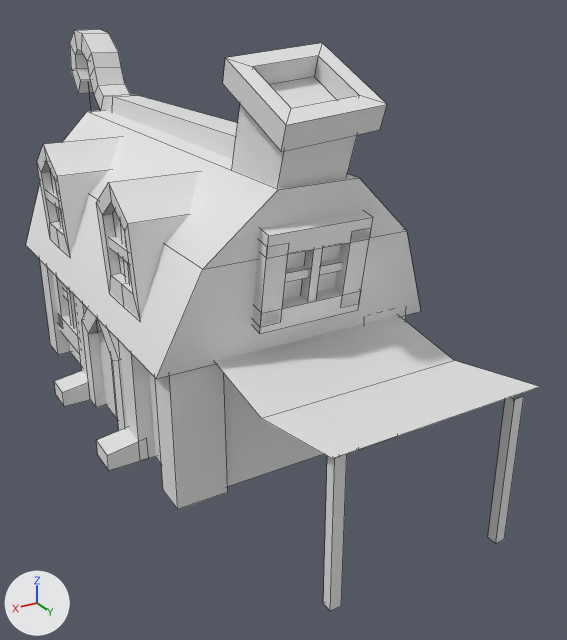
What one commit did to the FBX model Project SNEK/Assets/Art/FBX/Environnement/HubEnvironnement/ThistleHouse.fbx.
Camera for both pictures: a camera (50 mm lens) standing at (3.41, 7.7, 4.32) and looking at (-0.52, 1.14, 1.04). Every picture has the same lights, and +X, +Y and +Z are marked at lower left. Mesh edges are drawn as thin lines. Where no turn or scale is listed for an object, it has been applied to the vertices.
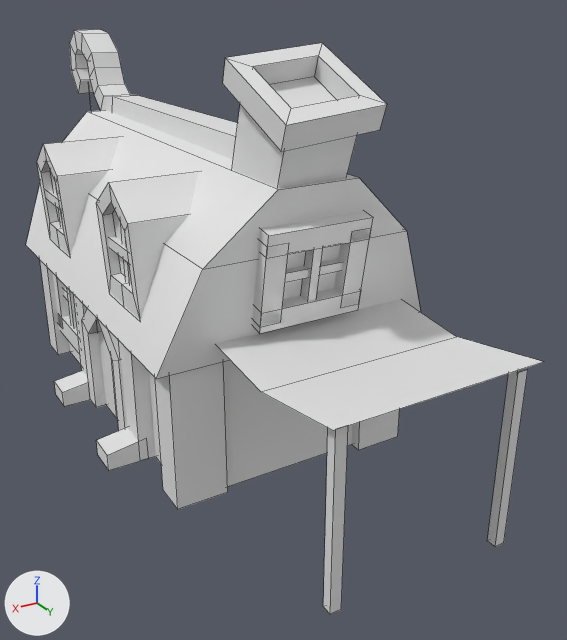
Pixel boxes (x1, y1, x2, y2) of what changed, in the pictures (567 x 640 px; the box of a moved part takes in the faces that stretch with it):
'Box062', reshaped: before (26, 30, 540, 611); after (26, 30, 542, 614)
part 1 of me_mesh, moved or reshaped: before (323, 454, 347, 611); after (323, 426, 348, 614)
part 2 of me_mesh, moved or reshaped: before (488, 396, 524, 543); after (487, 370, 527, 547)
part 3 of me_mesh, moved or reshaped: before (215, 315, 540, 459); after (215, 299, 542, 430)

The change, as a list of edits to the scene's bpy script:
```text
Change me_mesh:
    where me_mesh.from_pydata(...)  # 395 vertices, 188 faces; spans x -1.4..1.56, y -3.66..3.81, z 0.0..3.87
    used by ob_box062; location = (0.01, 0.26, 0.0)
    me_mesh part 1: the loose piece of 8 vertices spanning x 0.66..0.76, y 3.63..3.72, z 0.0..1.34 is scaled about its middle by (1, 1, 1.19), then moved by (0.0, 0.0, 0.1)
    me_mesh part 2: the loose piece of 8 vertices spanning x -0.96..-0.86, y 3.7..3.79, z 0.0..1.37 is scaled about its middle by (1, 1, 1.19), then moved by (0.0, 0.0, 0.1)
    me_mesh part 3
    me_mesh.vertices[20].co: (-1.12, 1.89, 1.42) -> (-1.12, 1.89, 1.59)
    me_mesh.vertices[21].co: (0.85, 1.89, 1.42) -> (0.85, 1.89, 1.59)
    me_mesh.vertices[22].co: (-1.12, 3.81, 1.42) -> (-1.12, 3.81, 1.63)  # pixel (540, 386) -> not seen
    me_mesh.vertices[23].co: (0.85, 3.81, 1.42) -> (0.85, 3.81, 1.63)  # pixel (332, 458) -> pixel (333, 430)
    me_mesh.vertices[24].co: (0.85, 2.85, 1.24) -> (0.85, 2.85, 1.47)  # pixel (261, 418) -> pixel (260, 391)
    me_mesh.vertices[25].co: (-1.12, 2.85, 1.24) -> (-1.12, 2.85, 1.47)  # pixel (454, 360) -> pixel (456, 336)
```
